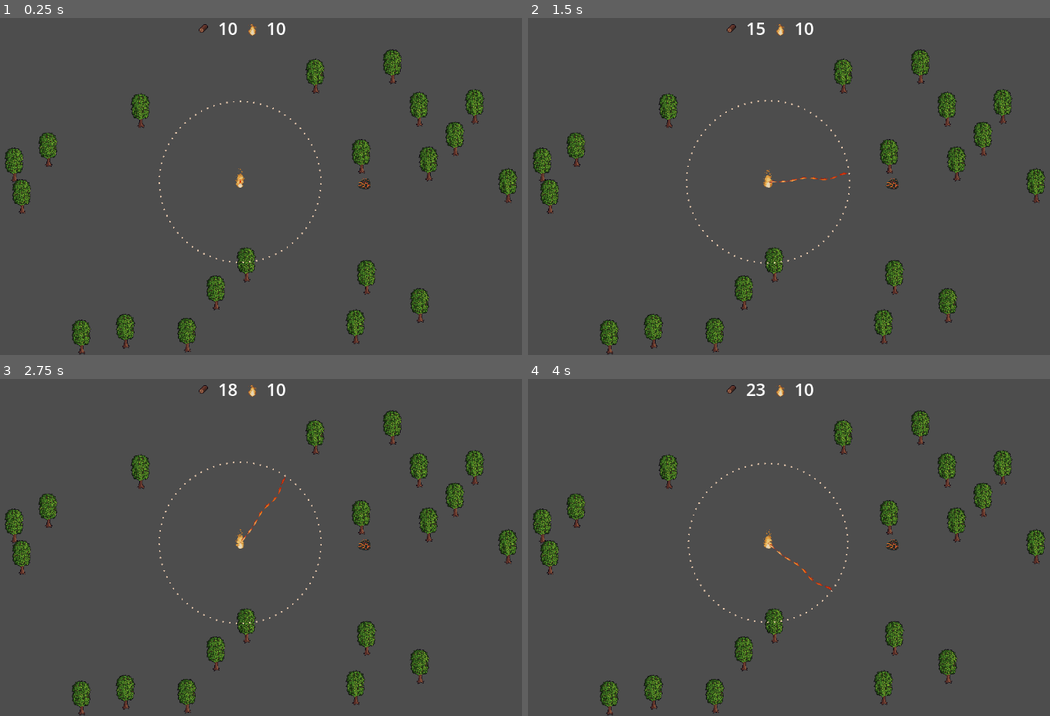
Above: before the commit, frames 1-4 (two rows, left to right).
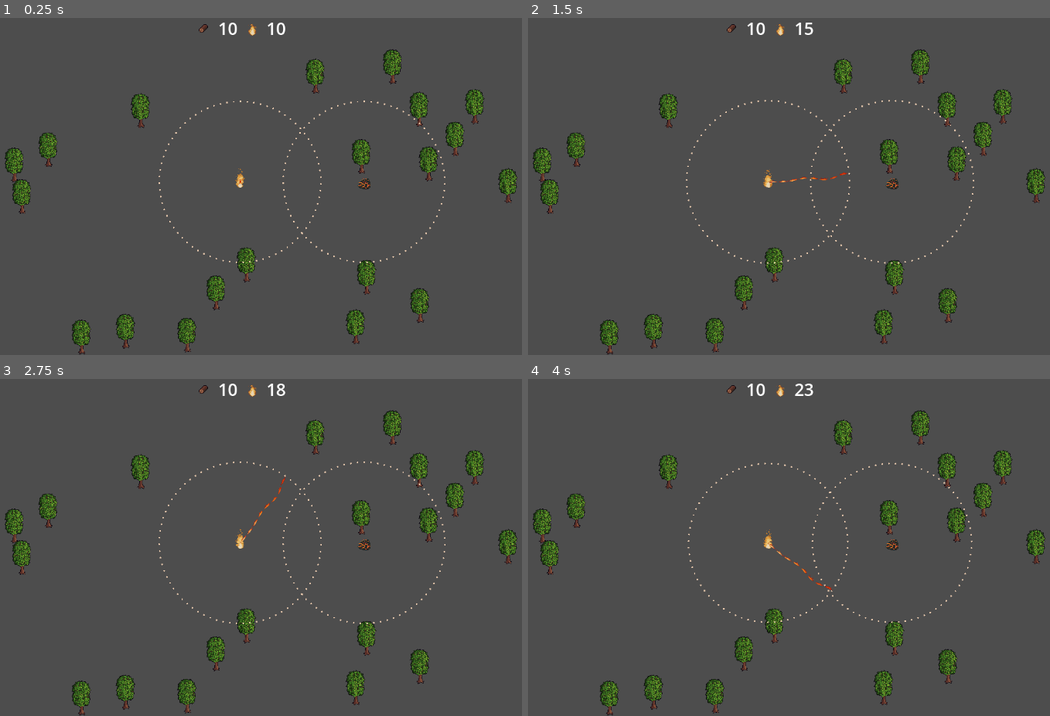
Above: after the commit, the same moments.

Repository: pelle5555/feed_fire
Game: Godot game, scene res://Scenes/Main_Scene.tscn
The game is run twice, just before and just after one commit, with the same random seed, the same clock (stepped at 60 frames per second) and the same inputs.
Inputs (mouse positions are in pixels of both pictures, inside the frame that each line leads up to):
- Up to frame 1 (0.25 s): no input
- Up to frame 2 (1.5 s): tap Enter (ui_accept) at 0.5, 0.6, 0.77, 1.07, 1.35 s; move the mouse to (982, 142) at 0.52 s; click (982, 142) at 0.67 s; move the mouse to (956, 166) at 1.27 s; click (956, 166) at 1.42 s
- Up to frame 3 (2.75 s): tap Enter (ui_accept) at 1.52, 1.82, 2.1 s; move the mouse to (313, 439) at 2.02 s; click (313, 439) at 2.17 s
- Up to frame 4 (4 s): move the mouse to (888, 520) at 2.77 s; tap Enter (ui_accept) at 2.85, 3.02, 3.32, 3.6, 3.77 s; click (888, 520) at 2.92 s; move the mouse to (893, 641) at 3.52 s; click (893, 641) at 3.67 s

The runs differ from the first frame. In frame 1, 0.1% of the frame differs, in the area x 54-86%, y 24-73%; in frame 2, 0.3%, in the area x 43-86%, y 1-73%; in frame 3, 0.2%; in frame 4, 0.3%.

Commit message:
influence as scene and moved fireline script

Diff:
--- a/Scenes/ember.tscn
+++ b/Scenes/ember.tscn
@@ -5,6 +5,7 @@
 [ext_resource type="Texture2D" uid="uid://dflmwmbpjoetn" path="res://Assets/Sprites/Fire/ember.png" id="2_i67hi"]
 [ext_resource type="Texture2D" uid="uid://drhhu67o1sjcm" path="res://Assets/Sprites/Trees_Free/Forage Items/Singles/Forage Items/01_Birch_Branch.png" id="3_sshvd"]
 [ext_resource type="Texture2D" uid="uid://drvdjtr1m0cwg" path="res://Assets/Sprites/Trees_Free/Forage Items/Singles/Forage Items/02_Birch_Branch_Leaf.png" id="4_i67hi"]
+[ext_resource type="PackedScene" uid="uid://d26odrprv2fqa" path="res://Scenes/influence.tscn" id="6_i67hi"]
 
 [sub_resource type="CircleShape2D" id="CircleShape2D_b8058"]
 radius = 20.024984
@@ -26,4 +27,6 @@
 
 [node name="Timer" type="Timer" parent="." unique_id=1427822620]
 
+[node name="Influence" parent="." unique_id=1760082743 instance=ExtResource("6_i67hi")]
+
 [connection signal="timeout" from="Timer" to="." method="_on_timer_timeout"]
--- a/Scenes/fire.tscn
+++ b/Scenes/fire.tscn
@@ -4,7 +4,8 @@
 [ext_resource type="PackedScene" uid="uid://dpbuhrnywco3f" path="res://Scenes/mouse_click_component.tscn" id="2_idb68"]
 [ext_resource type="Texture2D" uid="uid://bn4cyals3vqtx" path="res://Assets/Sprites/Fire/Group 4 - 1.png" id="3_8uni6"]
 [ext_resource type="Texture2D" uid="uid://d0i303ty8utje" path="res://Assets/Sprites/Fire/Group 5 - 3.png" id="4_8uni6"]
-[ext_resource type="Script" uid="uid://dfcywkyqkv461" path="res://Scripts/influence.gd" id="5_8uni6"]
+[ext_resource type="PackedScene" uid="uid://d26odrprv2fqa" path="res://Scenes/influence.tscn" id="5_8uni6"]
+[ext_resource type="Script" uid="uid://dhdx1j6bsbg5q" path="res://Scripts/fire_line.gd" id="5_hrujk"]
 
 [sub_resource type="AtlasTexture" id="AtlasTexture_hrujk"]
 atlas = ExtResource("3_8uni6")
@@ -92,12 +93,12 @@
 [node name="CollisionShape2D" type="CollisionShape2D" parent="MouseClickComponent" unique_id=76047691]
 shape = SubResource("CircleShape2D_yr3ur")
 
-[node name="FireLine" type="Line2D" parent="." unique_id=1957546261]
+[node name="FireLine" type="Line2D" parent="." unique_id=1957546261 node_paths=PackedStringArray("influence_circle")]
 width = 5.0
 gradient = SubResource("Gradient_idb68")
 texture = ExtResource("4_8uni6")
 texture_mode = 2
+script = ExtResource("5_hrujk")
+influence_circle = NodePath("../Influence")
 
-[node name="Influence" type="Node2D" parent="." unique_id=1609091065 groups=["influence"]]
-script = ExtResource("5_8uni6")
-radius = 150.0
+[node name="Influence" parent="." unique_id=1760082743 instance=ExtResource("5_8uni6")]
--- /dev/null
+++ b/Scenes/influence.tscn
@@ -0,0 +1,7 @@
+[gd_scene format=3 uid="uid://d26odrprv2fqa"]
+
+[ext_resource type="Script" uid="uid://dfcywkyqkv461" path="res://Scripts/influence.gd" id="1_ju28o"]
+
+[node name="Influence" type="Node2D" unique_id=1760082743 groups=["influence"]]
+script = ExtResource("1_ju28o")
+radius = 150.0
--- a/Scripts/Inventory.gd
+++ b/Scripts/Inventory.gd
@@ -6,23 +6,32 @@
 
 
 @export var starting_wood: int = 10
+@export var starting_fire: int = 10
 
 var wood_amount: int
+var fire_amount: int
 
 func _ready() -> void:
 	wood_amount = starting_wood
+	fire_amount = starting_fire
 	wood_label.text = str(starting_wood)
 
 func _process(delta: float) -> void:
 	if Input.is_action_just_pressed("ui_accept"):
-		add_wood(1)
+		add_fire(1)
+
+func add_fire(amount) -> void:
+	fire_amount += amount
+	fire_power_label.text = str(fire_amount)
+
+func subtract_fire(amount) -> void:
+	fire_amount -= amount
+	fire_power_label.text = str(fire_amount)
 
 func add_wood(amount) -> void:
-	print("wood added")
 	wood_amount += amount
 	wood_label.text = str(wood_amount)
 
 func subtract_wood() -> void:
-	print("wood subtracted")
 	wood_amount -= 1
 	wood_label.text = str(wood_amount)
--- a/Scripts/fire.gd
+++ b/Scripts/fire.gd
@@ -8,50 +8,21 @@
 @onready var mouse_click_component: Area2D = $MouseClickComponent
 @onready var influence_circle: Node2D = $Influence
 
-
 @export var fire_starting_size: float = 1
 @export var fire_increase: float = 0.1
 @export var influence_increase: float = 2
-@export var segments: int = 18
-@export var jitter: float = 5.0
 
-var _t := 0.0
 var fire_size: float
 
 func _ready() -> void:
 	fire_size = fire_starting_size
-
-func _process(delta: float) -> void:
-	create_fire_arm(delta)
-
-func create_fire_arm(delta) -> void:
-	var distance = Vector2.ZERO.distance_to(get_local_mouse_position())
-
-	_t += delta
-	var start := Vector2.ZERO
-	var end := get_local_mouse_position().limit_length(influence_circle.radius)
-
-	var pts: PackedVector2Array = []
-	pts.resize(segments + 1)
-
-	for i in range(segments + 1):
-		var progress := float(i) / float(segments)
-		var point := start.lerp(end, progress)
-
-		var dir := (end - start)
-		var perpendicular := dir.orthogonal().normalized() if dir.length() > 0.001 else Vector2.UP
-		var wave := sin(_t * 10.0 + progress * 12.0)
-		point += perpendicular * wave * jitter * progress
-
-		pts[i] = point
-
-	fire_line.points = pts
 
 
 func add_to_fire() -> void:
 	fire_size += fire_increase
 	influence_circle.radius += influence_increase
 	mouse_click_component.scale = Vector2(fire_size, fire_size)
+	inventory.add_fire(2)
 	inventory.subtract_wood()
 
 
--- /dev/null
+++ b/Scripts/fire_line.gd
@@ -0,0 +1,35 @@
+extends Line2D
+
+#@onready var fire_line: Line2D = $FireLine
+
+@export var influence_circle: Node2D
+@export var segments: int = 18
+@export var jitter: float = 5.0
+
+var _t := 0.0
+
+func _process(delta: float) -> void:
+	create_fire_arm(delta)
+
+func create_fire_arm(delta) -> void:
+	var distance = Vector2.ZERO.distance_to(get_local_mouse_position())
+
+	_t += delta
+	var start := Vector2.ZERO
+	var end := get_local_mouse_position().limit_length(influence_circle.radius)
+
+	var pts: PackedVector2Array = []
+	pts.resize(segments + 1)
+
+	for i in range(segments + 1):
+		var progress := float(i) / float(segments)
+		var point := start.lerp(end, progress)
+
+		var dir := (end - start)
+		var perpendicular := dir.orthogonal().normalized() if dir.length() > 0.001 else Vector2.UP
+		var wave := sin(_t * 10.0 + progress * 12.0)
+		point += perpendicular * wave * jitter * progress
+
+		pts[i] = point
+
+	points = pts
--- a/Scripts/mouse_input_component.gd
+++ b/Scripts/mouse_input_component.gd
@@ -3,16 +3,18 @@
 
 var _influence: Node = null
 
-func _get_influence() -> Node:
-	if _influence == null:
-		_influence = get_tree().get_first_node_in_group("influence")
-	return _influence
+func _get_influences() -> Array:
+	return get_tree().get_nodes_in_group("influence")
 
 func _input_event(viewport: Viewport, event: InputEvent, shape_idx: int) -> void:
 	if event is InputEventMouseButton:
 		if event.button_index == MOUSE_BUTTON_LEFT and event.pressed:
-			var influence := _get_influence()
-
-			if influence != null and influence.is_position_reachable(clickable.global_position):
+			if is_position_in_any_influence(clickable.global_position):
 				if clickable != null and clickable.has_method("mouse_click"):
 					clickable.mouse_click()
+
+func is_position_in_any_influence(pos: Vector2) -> bool:
+	for influence in _get_influences():
+		if influence.is_position_reachable(pos):
+			return true
+	return false
--- a/Scripts/spawn_manager.gd
+++ b/Scripts/spawn_manager.gd
@@ -1,6 +1,4 @@
 extends Node2D
-
-
 
 @export var initial_tree_count: int = 20
 @export var tree_scene: PackedScene
Not shown, added: Scripts/fire_line.gd.uid
